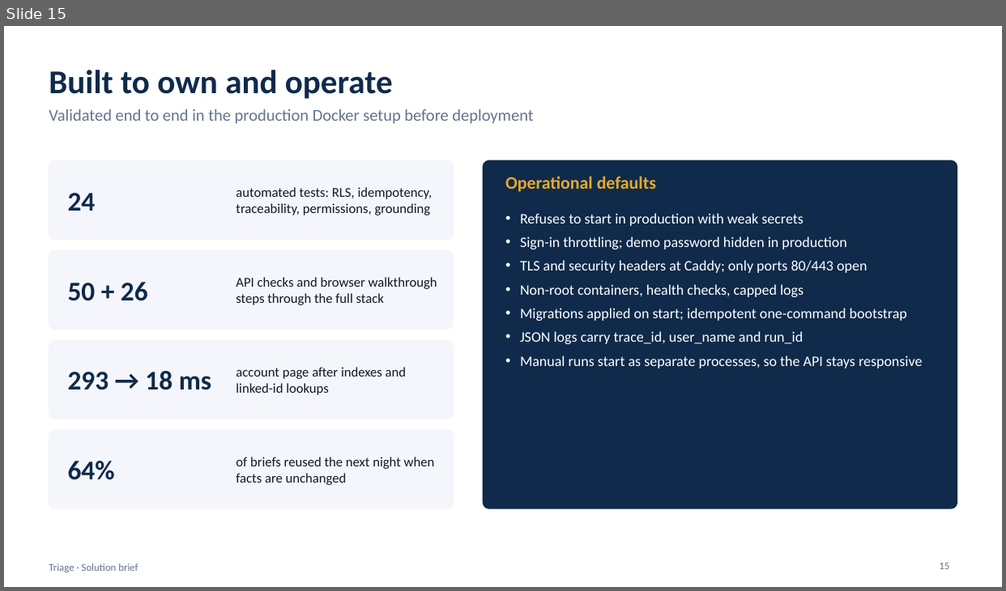
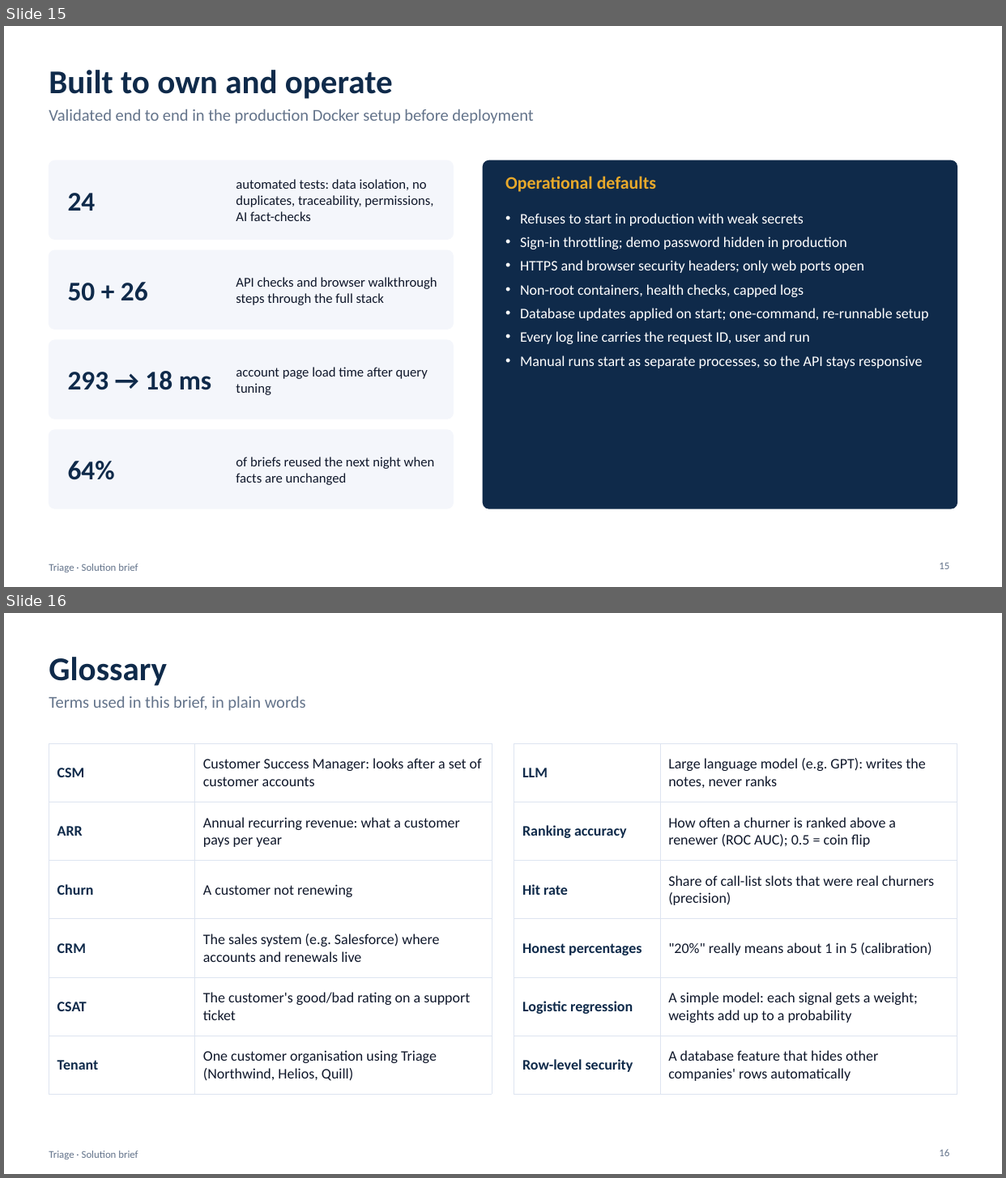
Before and after one commit to kuldeep24680/csm-triage, a slide deck: project_context/Triage_Solution_Brief.pptx. Shown one above the other, each under a label of ours: slide 15 before the commit, slides 15 and 16 after it. The pictures are 1006x591 and 1006x1178 pixels, drawn with LibreOffice and Linux fonts; fonts in the diff are those of the drawing. Boxes give left, top, right and bottom in pixels: in the first picture for what was removed or moved away, otherwise in the second. Text is boxed around its words. In the diff, an @@ line names an element or a change of style, - is before the commit and + after.

Commit message:
Solution brief: plain-language wording and a glossary slide

```diff
--- a/project_context/Triage_Solution_Brief.pptx
+++ b/project_context/Triage_Solution_Brief.pptx
@@ slide 16 added at box(4, 613, 1002, 1174), background #FFFFFF; not listed: 1 template element that a slide beside it also shows @@
@@ title added at box(49, 657, 167, 686), 32 pt, text #0F2A4A, bold @@
+Glossary
@@ text added at box(49, 696, 306, 711), 16 pt, text #64748B @@
+Terms used in this brief, in plain words
@@ table added at box(49, 744, 492, 1084), 6 rows, 2 columns @@
+CSM | Customer Success Manager: looks after a set of customer accounts
+ARR | Annual recurring revenue: what a customer pays per year
+Churn | A customer not renewing
+CRM | The sales system (e.g. Salesforce) where accounts and renewals live
+CSAT | The customer's good/bad rating on a support ticket
+Tenant | One customer organisation using Triage (Northwind, Helios, Quill)
@@ table added at box(514, 744, 957, 1084), 6 rows, 2 columns @@
+LLM | Large language model (e.g. GPT): writes the notes, never ranks
+Ranking accuracy | How often a churner is ranked above a renewer (ROC AUC); 0.5 = coin flip
+Hit rate | Share of call-list slots that were real churners (precision)
+Honest percentages | "20%" really means about 1 in 5 (calibration)
+Logistic regression | A simple model: each signal gets a weight; weights add up to a probability
+Row-level security | A database feature that hides other companies' rows automatically
@@ page number added at box(939, 1149, 949, 1157), 10 pt, text #64748B @@
+16
@@ slide 15 changed as well @@
@@ text at box(236, 179, 433, 221): text changed @@
-automated tests: RLS, idempotency, traceability, permissions, grounding
+automated tests: data isolation, no duplicates, traceability, permissions, AI fact-checks
@@ text at box(520, 260, 864, 273): text changed @@
-• TLS and security headers at Caddy; only ports 80/443 open
+• HTTPS and browser security headers; only web ports open
@@ text at box(520, 308, 929, 344): text changed @@
-• Migrations applied on start; idempotent one-command bootstrap
-• JSON logs carry trace_id, user_name and run_id
+• Database updates applied on start; one-command, re-runnable setup
+• Every log line carries the request ID, user and run
@@ text at box(236, 367, 428, 395): text changed @@
-account page after indexes and linked-id lookups
+account page load time after query tuning
```
Also in this commit, not shown: 14 other slides changed.
